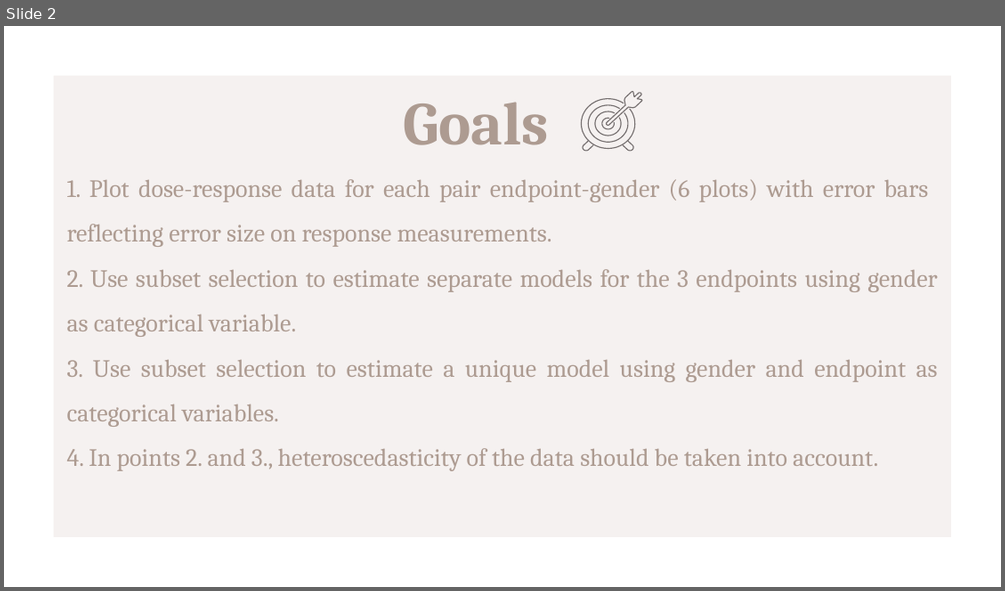
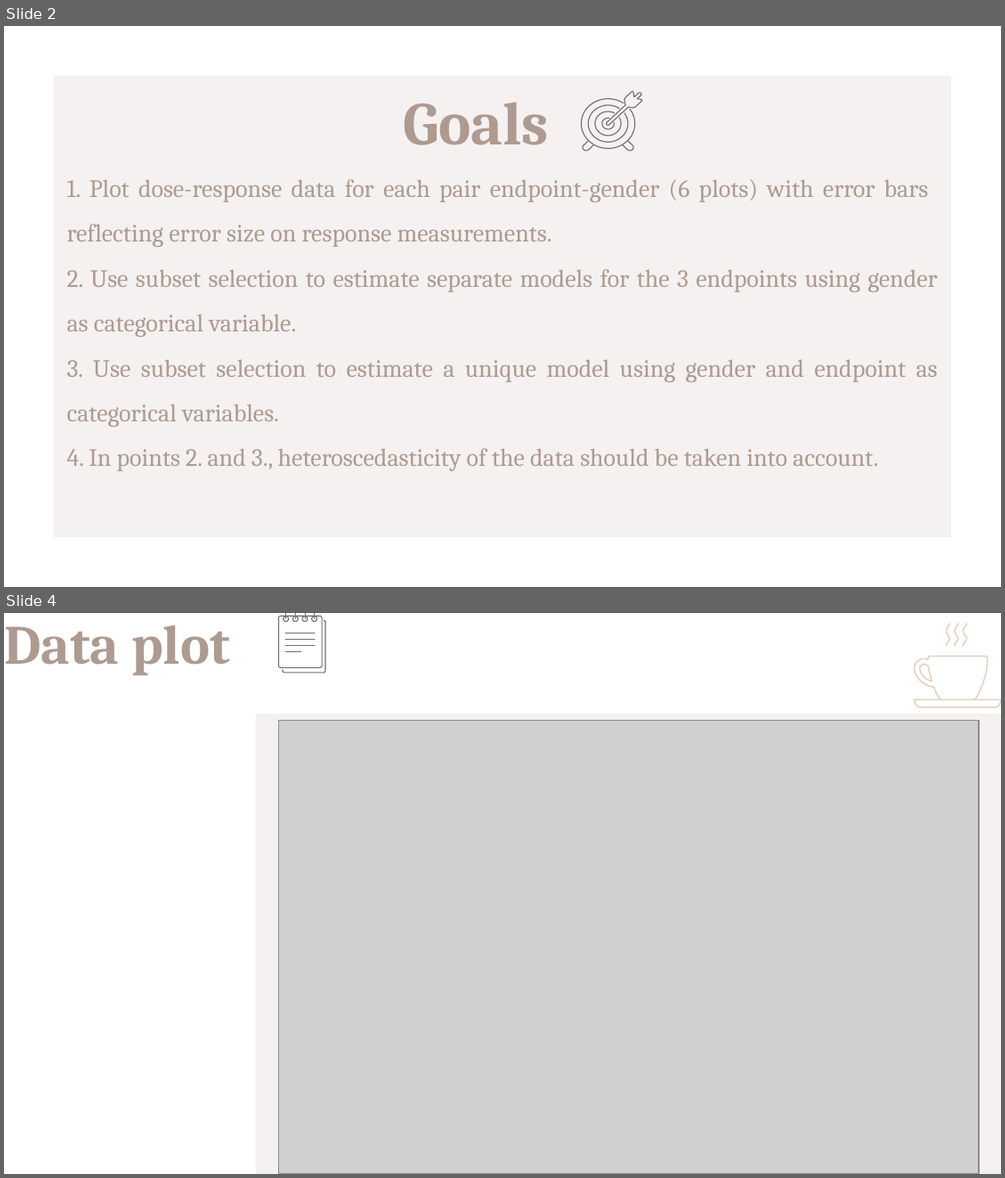
Before and after one commit to domenico-rgs/EFSA-Project, a slide deck: Presentation.pptx. Shown one above the other, each under a label of ours: slide 2 before the commit, slides 2 and 4 after it; the slides between them are not shown. The pictures are 1005x591 and 1005x1178 pixels, drawn with LibreOffice and Linux fonts; fonts in the diff are those of the drawing; grey boxes stand for pictures. Boxes give left, top, right and bottom in pixels: in the first picture for what was removed or moved away, otherwise in the second. Text is boxed around its words. In the diff, an @@ line names an element or a change of style, - is before the commit and + after.

```diff
--- a/Presentation.pptx
+++ b/Presentation.pptx
@@ slide 4 added at (4, 613, 1001, 1174), background #FFFFFF @@
@@ text added at (4, 625, 230, 675), 40 pt, text #AD9B91, bold @@
+Data plot
@@ group added at (279, 613, 325, 673): 14 freeform shapes @@
@@ group added at (914, 624, 1001, 707): 6 freeform shapes @@
@@ rectangle added at (255, 714, 1001, 1174), fill #F5F1F0 @@
@@ picture added at (279, 721, 979, 1174) @@
```
Also in this commit, not shown: 16 slides changed, 2 other slides added.
